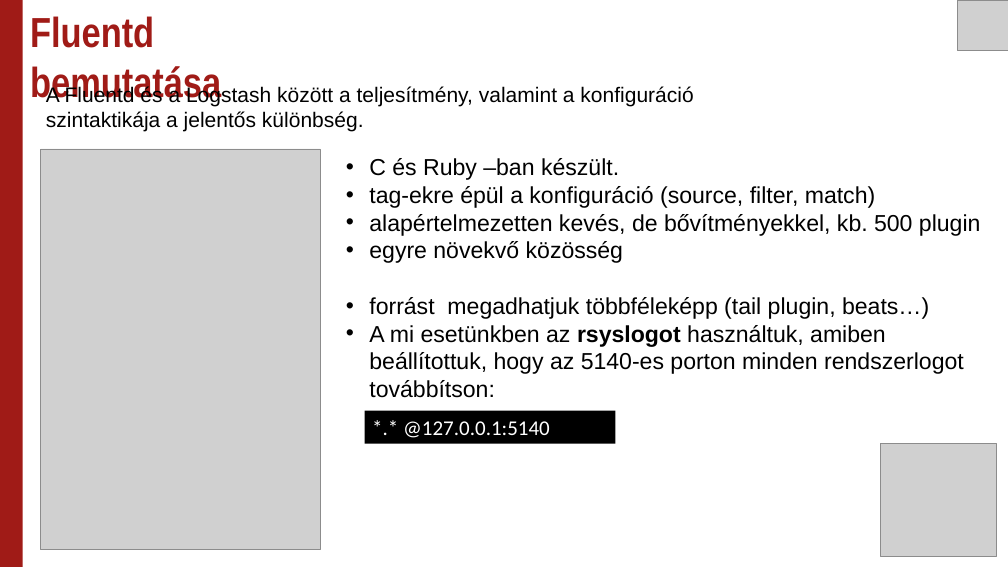
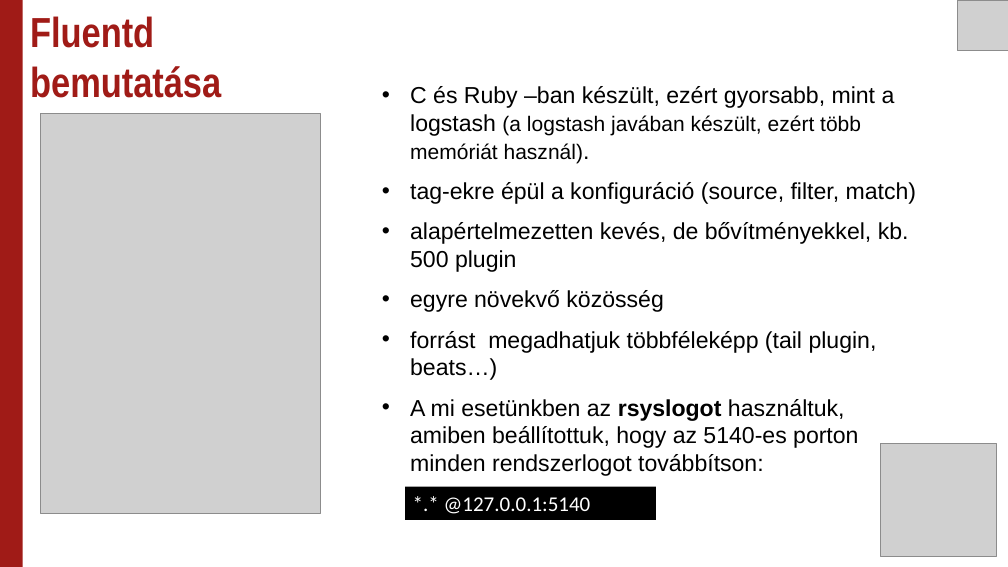
Before and after one commit to Uni-Sopron/temalabor-o21-I-NEW-Centralized-log-server, a slide deck: slide 22 of Témalabor - Centralized log server.pptx. Drawn at 1008x567 pixels with LibreOffice and Linux fonts; fonts in the diff are those of the drawing; grey boxes stand for pictures. Boxes give left, top, right and bottom in pixels: in the first picture for what was removed or moved away, otherwise in the second. Text is boxed around its words. In the diff, an @@ line names an element or a change of style, - is before the commit and + after.

Commit message:
ppt-update

```diff
--- a/Témalabor - Centralized log server.pptx
+++ b/Témalabor - Centralized log server.pptx
@@ text removed at [46, 86, 693, 132] @@
-A Fluentd és a Logstash között a teljesítmény, valamint a konfiguráció szintaktikája a jelentős különbség.
@@ text "C és Ruby –ban készült, ...": place and size @@
-text "C és Ruby –ban készült, ..." at [369, 158, 981, 398]
+text "C és Ruby –ban készült, ..." at [410, 86, 916, 476]
@@ text at [410, 86, 895, 163]: text changed; size 22 to 20 pt @@
-• C és Ruby –ban készült.
+• C és Ruby –ban készült, ezért gyorsabb, mint a logstash (a logstash javában készült, ezért több memóriát használ).
@@ picture: place and size @@
-picture at [41, 149, 321, 549]
+picture at [41, 113, 321, 513]
@@ text at [410, 182, 916, 476]: indent changed; more space between paragraphs @@
@@ rectangle "*.* @127.0.0.1:5140": place and size @@
-rectangle "*.* @127.0.0.1:5140" at [364, 411, 616, 444]
+rectangle "*.* @127.0.0.1:5140" at [405, 487, 656, 520]
```
Also in this commit, not shown: 1 other slide changed.
